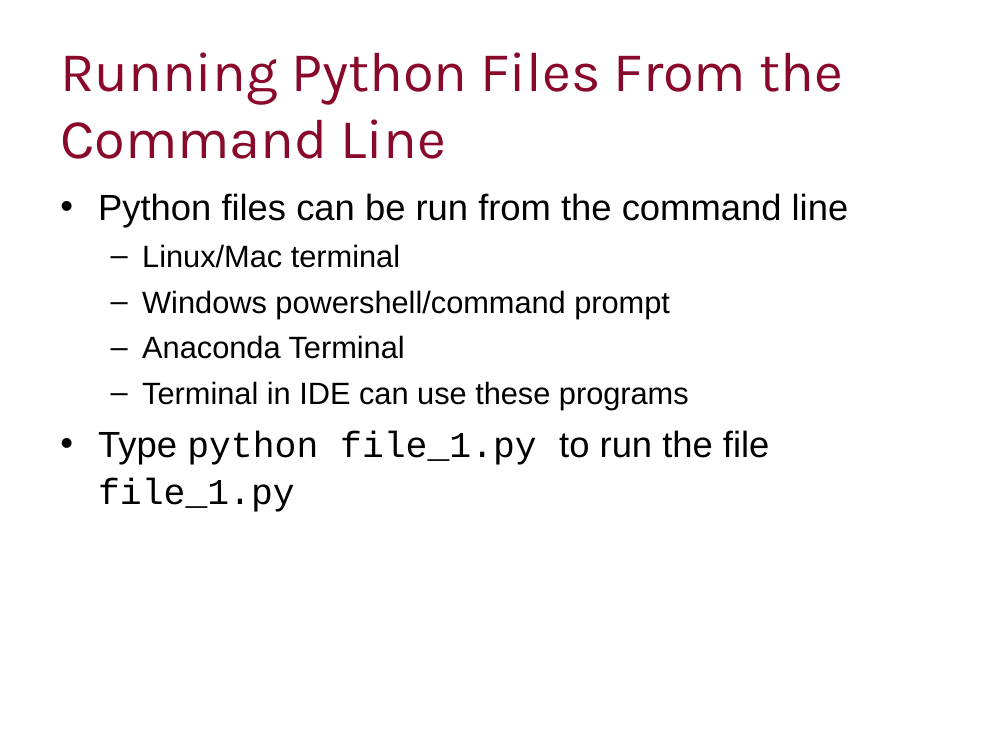
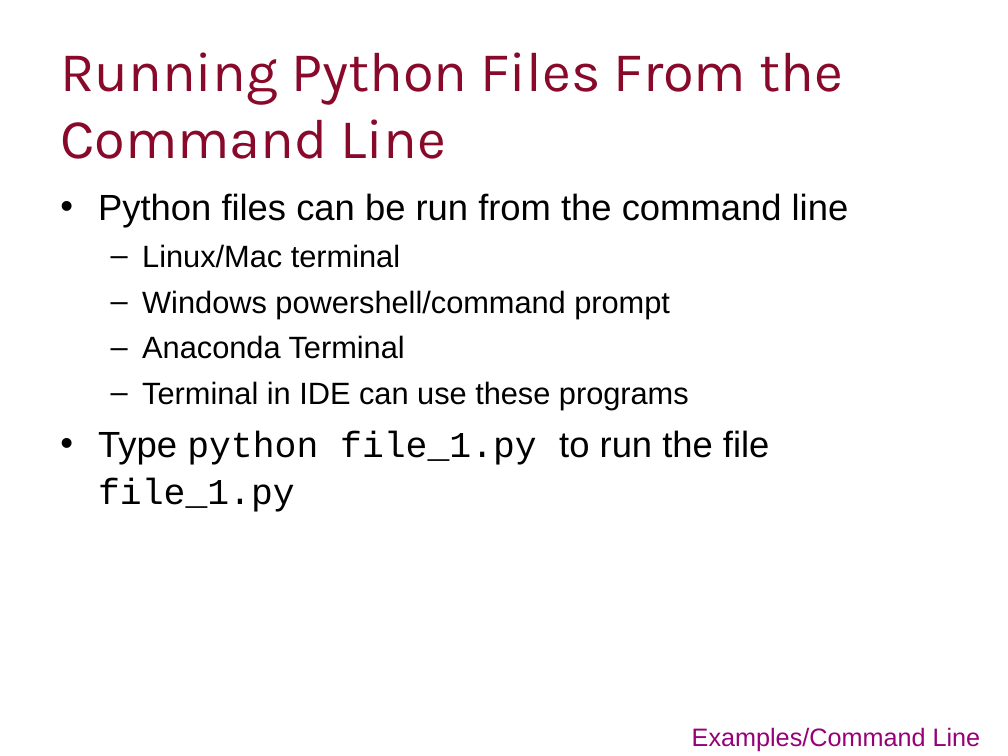
Before and after one commit to ImperialCollegeLondon/RCDS-managing-and-running-python-effectively, a slide deck: slide 23 of Managing and Running Python Effectively.pptx. Drawn at 1008x756 pixels with LibreOffice and Linux fonts; fonts in the diff are those of the drawing; background and template pictures are left out. Boxes give left, top, right and bottom in pixels: in the first picture for what was removed or moved away, otherwise in the second. Text is boxed around its words. In the diff, an @@ line names an element or a change of style, - is before the commit and + after.

Commit message:
Command line exercises

```diff
--- a/Managing and Running Python Effectively.pptx
+++ b/Managing and Running Python Effectively.pptx
@@ text added at (692, 727, 981, 752), 18 pt, text #960078 @@
+Examples/Command Line
```
Also in this commit, not shown: 6 other slides changed, 8 slides added, 5 other files.
